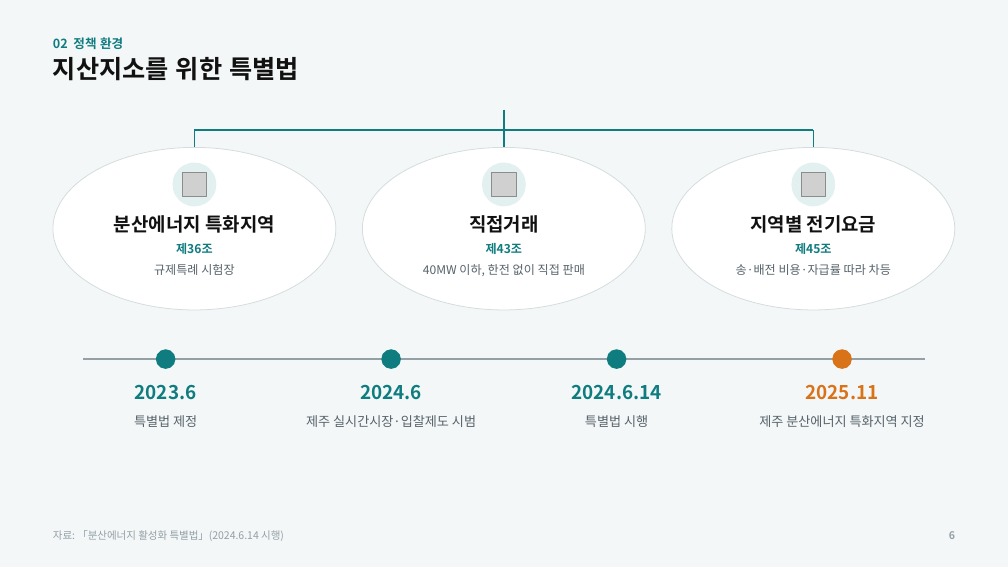
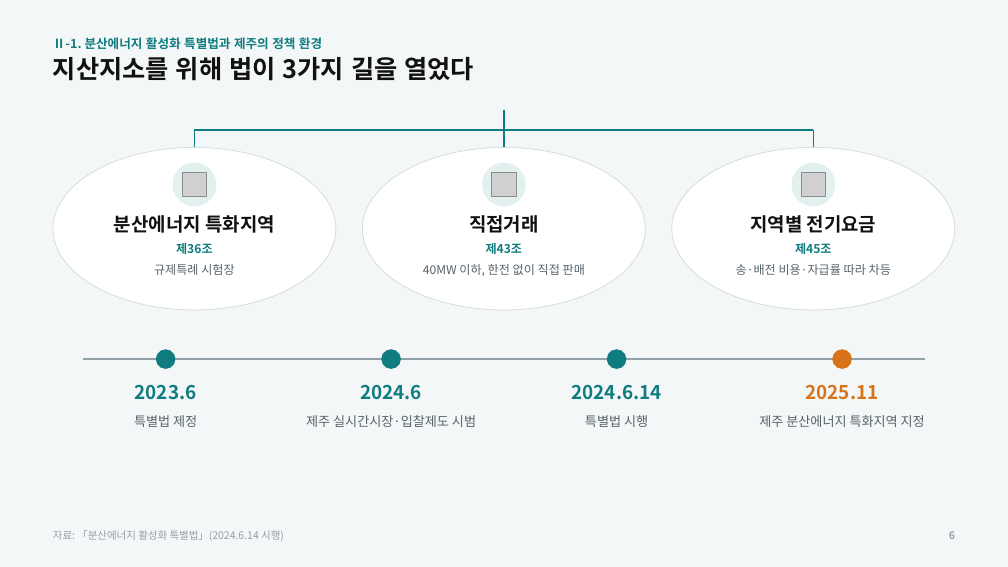
Before and after one commit to a44830300-arch/shaohong, a slide deck: slide 6 of 학업/전기/발표/분산에너지_발표_시안B.pptx. Drawn at 1008x567 pixels with LibreOffice and Linux fonts; fonts in the diff are those of the drawing; grey boxes stand for pictures. Boxes give left, top, right and bottom in pixels: in the first picture for what was removed or moved away, otherwise in the second. Text is boxed around its words. In the diff, an @@ line names an element or a change of style, - is before the commit and + after.

```diff
--- a/학업/전기/발표/분산에너지_발표_시안B.pptx
+++ b/학업/전기/발표/분산에너지_발표_시안B.pptx
@@ text at bbox=[53, 57, 474, 81]: text changed @@
-지산지소를 위한 특별법
+지산지소를 위해 법이 3가지 길을 열었다
@@ text at bbox=[53, 37, 322, 49]: text changed @@
-02 정책 환경
+Ⅱ-1. 분산에너지 활성화 특별법과 제주의 정책 환경
```
Also in this commit, not shown: 16 other slides changed, 1 other file.
